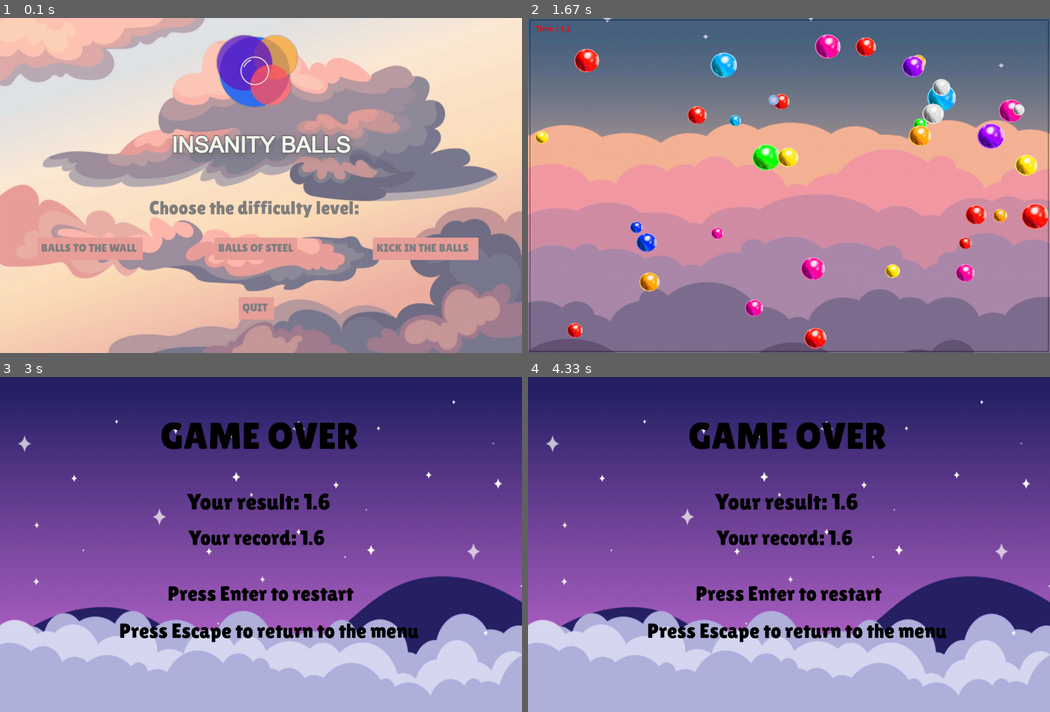
Above: before the commit, frames 1-4 (two rows, left to right).
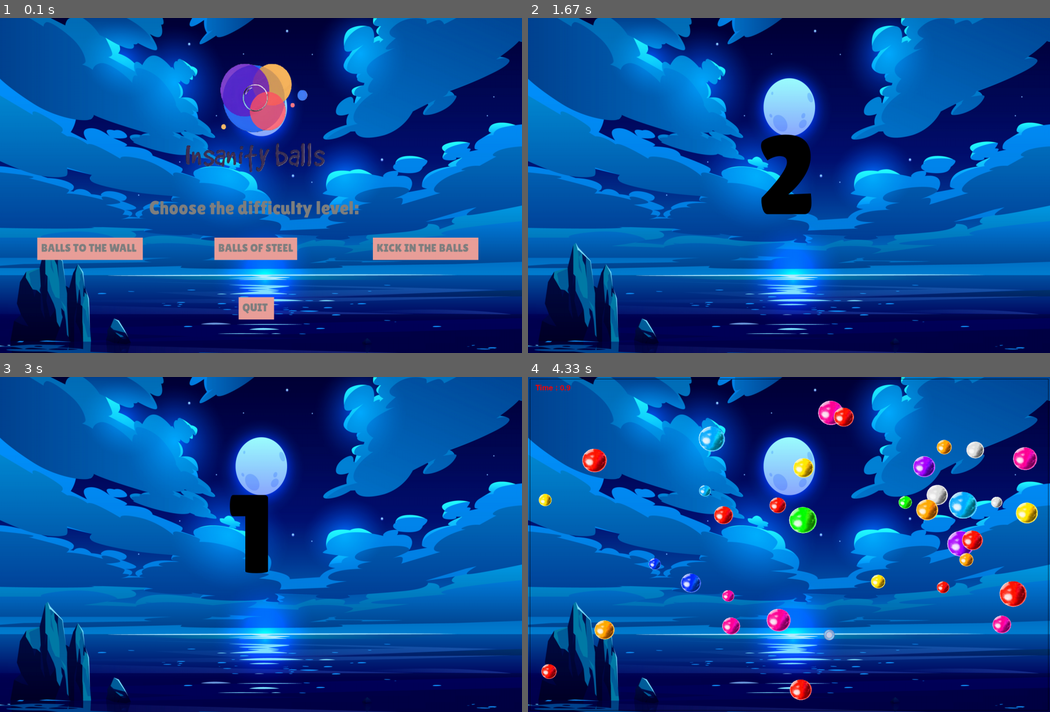
Above: after the commit, the same moments.

Repository: RenatPshukov/RAK_pygame_project2
Game: pygame game, started from main.py
Two runs of this game, one before a commit and one after it. Both use one fixed random seed, a clock stepped at 60 frames per second and the inputs below.
Inputs (mouse positions are in pixels of both pictures, inside the frame that each line leads up to):
- Up to frame 1 (0.1 s): no input
- Up to frame 2 (1.67 s): press the mouse at (783, 249) at 0.37 s; move the mouse to (773, 172) at 0.47 s; release the mouse at (768, 95) at 0.6 s
- Up to frame 3 (3 s): no input
- Up to frame 4 (4.33 s): press the mouse at (783, 608) at 3.27 s; move the mouse to (882, 611) at 3.37 s; release the mouse at (982, 611) at 3.5 s; press the mouse at (783, 608) at 3.6 s; move the mouse to (882, 514) at 3.7 s; release the mouse at (987, 420) at 3.83 s; press the mouse at (783, 608) at 3.93 s; move the mouse to (700, 524) at 4.03 s; release the mouse at (621, 440) at 4.17 s; click (825, 628) at 4.28 s

The runs differ from the first frame. In frame 1, 95% of the frame differs, in the area x 0-100%, y 0-100%; in frame 2, 100%; in frame 3, 100%; in frame 4, 100%.

Commit message:
Добавил смену заднего фона в меню, игровом поле и меню окончания игры, добавил логотип в меню

Diff:
--- a/main.py
+++ b/main.py
@@ -4,6 +4,7 @@
 
 import pygame
 from random import randint, choice
+from datetime import datetime
 
 # инициализируем pygame
 pygame.init()
@@ -270,9 +271,8 @@
 
 
 # TODO функция меню игры
-def show_menu():
+def show_menu(menu_background):
     # устанавливаем задний фон меню
-    menu_background = load_image('menu_background1.png')
 
     # создаём экземпляры кнопок
     lvl1_btn = Button(283, 60, 'data\\lilita.otf')
@@ -293,6 +293,8 @@
 
         # отрисовываем задний фон
         screen.blit(menu_background, (0, 0))
+        logo_menu = pygame.transform.scale(load_image('menu_logo.png'), (460, 390))
+        screen.blit(logo_menu, (450, 50))
         # отрисовываем надпись выбора уровня сложности
         print_text('Choose the difficulty level:', 400, 480, (128, 128, 128), 50)
         # отрисовываем все кнопки
@@ -309,11 +311,11 @@
 
 
 # TODO функция финального окна
-def game_over():
+def game_over(game_over_background):
     # устанавливаем задний фон конца игры
-    game_over_background = load_image('game_over_background.png')
 
     # флаг показа меню
+    global record
     show = True
 
     # Подключение к БД
@@ -369,8 +371,41 @@
         clock.tick(60)
 
 
+# TODO отсчёт перед началом боя
+def time_report(bg):
+    # задаём задний фон
+
+    counter, text = 3, '3'.rjust(3)
+    pygame.time.set_timer(pygame.USEREVENT, 1000)
+
+    run = True
+    # цикл показа меню, пока run == True
+    while run:
+        for event in pygame.event.get():
+            if event.type == pygame.USEREVENT:
+                counter -= 1
+                if counter > 0:
+                    text = str(counter).rjust(3)
+                else:
+                    run = False
+            # ожидание закрытия окна:
+            if event.type == pygame.QUIT:
+                run = False
+
+        # отрисовываем задний фон
+        screen.blit(bg, (0, 0))
+        # отрисовываем отчёт времени
+        print_text(text, 500, 250, (0, 0, 0), 300)
+        # обновляем экран
+        pygame.display.flip()
+        # вызываем функцию показа системного курсора после завершения игры
+        mouse_visible()
+        # устанавливаем 60 fps
+        clock.tick(60)
+
+
 # TODO основная функция игры
-def main_runner():
+def main_runner(bg):
     global running
     # переменная времени (секунды)
     time_seconds = 0
@@ -393,7 +428,6 @@
                 cursor.rect.topleft = event.pos
 
         # задаём задний фон
-        bg = pygame.image.load('data\\bg3.png')
         screen.blit(bg, (0, 0))
 
         # отрисовываем секундомер
@@ -412,7 +446,7 @@
             # вызываем функцию записи времени в БД после завершения игры
             writing_to_the_database()
             # вызываем функцию показа финального окна
-            game_over()
+            game_over(game_over_background)
             running = False
 
         # FPS
@@ -480,8 +514,11 @@
         Border(5, 5, 5, HEIGHT - 5)
         Border(WIDTH - 5, 5, WIDTH - 5, HEIGHT - 5)
 
-        if not main_runner():
-            show_menu()
+        # Создал отсчёт времени перед запуском боя
+        time_report(bg)
+
+        if not main_runner(bg):
+            show_menu(menu_background)
 
 
 # TODO второй уровень
@@ -529,8 +566,11 @@
         Border(5, 5, 5, HEIGHT - 5)
         Border(WIDTH - 5, 5, WIDTH - 5, HEIGHT - 5)
 
-        if not main_runner():
-            show_menu()
+        # Создал отсчёт времени перед запуском боя
+        time_report(bg)
+
+        if not main_runner(bg):
+            show_menu(menu_background)
 
 
 # TODO третий уровень
@@ -579,9 +619,56 @@
         Border(5, 5, 5, HEIGHT - 5)
         Border(WIDTH - 5, 5, WIDTH - 5, HEIGHT - 5)
 
-        if not main_runner():
-            show_menu()
-
+        # Создал отсчёт времени перед запуском боя
+        time_report(bg)
+
+        if not main_runner(bg):
+            show_menu(menu_background)
+
+
+data = datetime.now()
+if data.replace(hour=7, minute=0, second=0, microsecond=0) <= data < \
+        data.replace(hour=12, minute=0, second=0, microsecond=0):
+    game_over_background = pygame.image.load('data\\menu_back\\morning.png')
+elif data.replace(hour=12, minute=0, second=0, microsecond=0) <= data < \
+        data.replace(hour=17, minute=0, second=0, microsecond=0):
+    game_over_background = pygame.image.load('data\\menu_back\\day.png')
+elif data.replace(hour=17, minute=0, second=0, microsecond=0) <= data < \
+        data.replace(hour=21, minute=0, second=0, microsecond=0):
+    game_over_background = pygame.image.load('data\\menu_back\\evening.png')
+elif data.replace(hour=21, minute=0, second=0, microsecond=0) <= data or \
+        data < data.replace(hour=7, minute=0, second=0, microsecond=0):
+    game_over_background = pygame.image.load('data\\menu_back\\night.png')
+else:
+    game_over_background = 'ну даёт этот python, без этого else не работает'
+if data.replace(hour=7, minute=0, second=0, microsecond=0) <= data < \
+        data.replace(hour=12, minute=0, second=0, microsecond=0):
+    menu_background = pygame.image.load('data\\menu_back\\morning.png')
+elif data.replace(hour=12, minute=0, second=0, microsecond=0) <= data < \
+        data.replace(hour=17, minute=0, second=0, microsecond=0):
+    menu_background = pygame.image.load('data\\menu_back\\day.png')
+elif data.replace(hour=17, minute=0, second=0, microsecond=0) <= data < \
+        data.replace(hour=21, minute=0, second=0, microsecond=0):
+    menu_background = pygame.image.load('data\\menu_back\\evening.png')
+elif data.replace(hour=21, minute=0, second=0, microsecond=0) <= data or \
+        data < data.replace(hour=7, minute=0, second=0, microsecond=0):
+    menu_background = pygame.image.load('data\\menu_back\\night.png')
+else:
+    menu_background = 'ну даёт этот python, без этого else не работает'
+if data.replace(hour=7, minute=0, second=0, microsecond=0) <= data < \
+        data.replace(hour=12, minute=0, second=0, microsecond=0):
+    bg = pygame.image.load('data\\menu_back\\morning.png')
+elif data.replace(hour=12, minute=0, second=0, microsecond=0) <= data < \
+        data.replace(hour=17, minute=0, second=0, microsecond=0):
+    bg = pygame.image.load('data\\menu_back\\day.png')
+elif data.replace(hour=17, minute=0, second=0, microsecond=0) <= data < \
+        data.replace(hour=21, minute=0, second=0, microsecond=0):
+    bg = pygame.image.load('data\\menu_back\\evening.png')
+elif data.replace(hour=21, minute=0, second=0, microsecond=0) <= data or \
+        data < data.replace(hour=7, minute=0, second=0, microsecond=0):
+    bg = pygame.image.load('data\\menu_back\\night.png')
+else:
+    bg = 'ну даёт этот python, без этого else не работает'
 
 # обозначение lvl
 mode = '1'
@@ -619,4 +706,4 @@
 Border(WIDTH - 5, 5, WIDTH - 5, HEIGHT - 5)
 
 # вызываем функцию показа меню
-show_menu()
+show_menu(menu_background)
